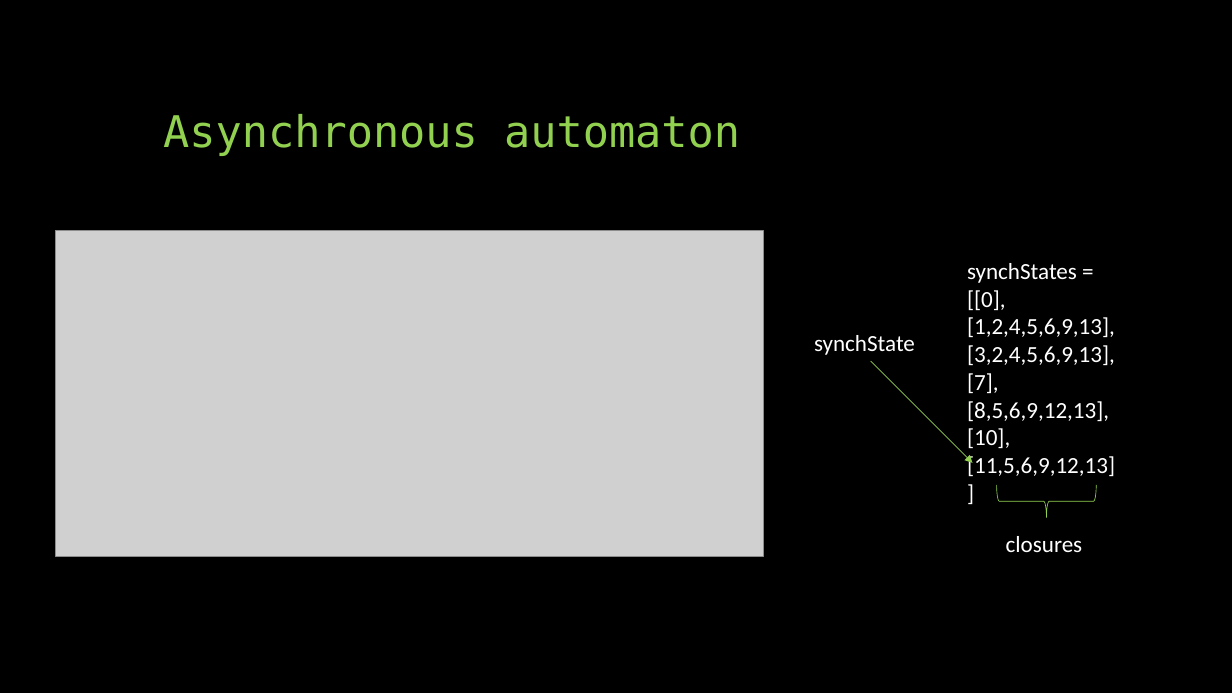
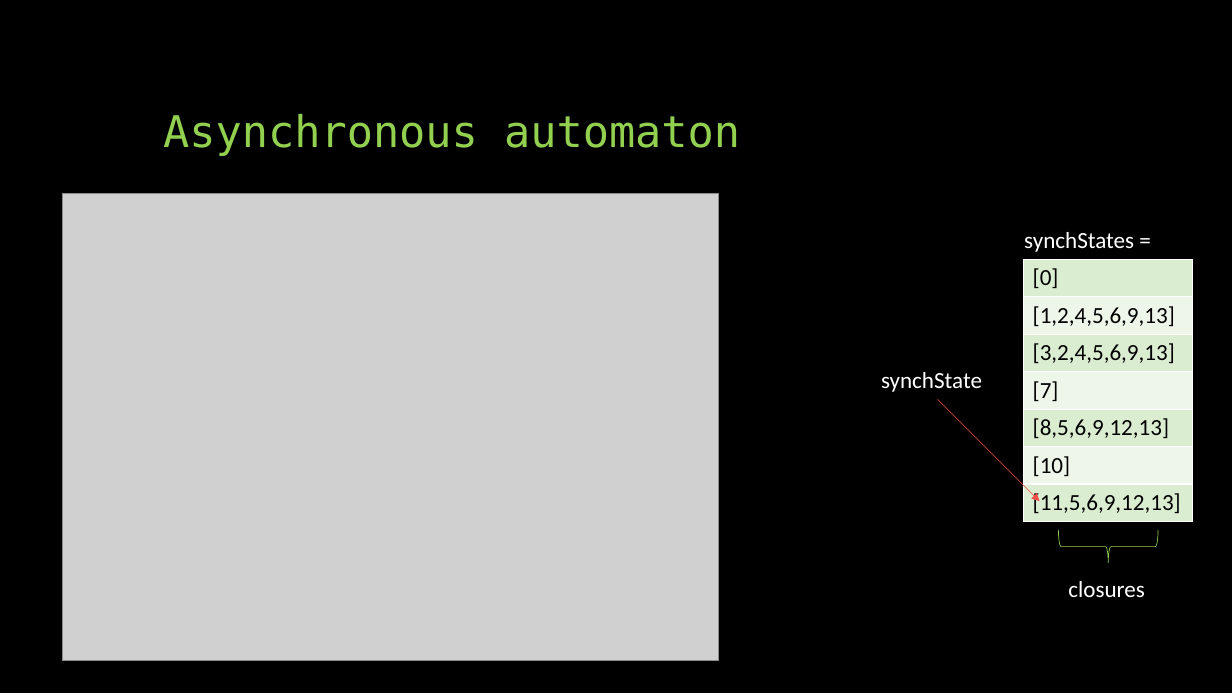
Before and after one commit to Vectypus/Finite-automata, a slide deck: slide 6 of Presentation.pptx. Drawn at 1232x693 pixels with LibreOffice and Linux fonts; fonts in the diff are those of the drawing; grey boxes stand for pictures. Boxes give left, top, right and bottom in pixels: in the first picture for what was removed or moved away, otherwise in the second. Text is boxed around its words. In the diff, an @@ line names an element or a change of style, - is before the commit and + after.

Commit message:
Improved presentation

```diff
--- a/Presentation.pptx
+++ b/Presentation.pptx
@@ picture resized from (x1=55, y1=230, x2=763, y2=556) to (x1=63, y1=194, x2=719, y2=661) @@
@@ text added at (x1=1024, y1=232, x2=1134, y2=252), 18 pt, text #FFFFFF @@
+synchStates =
@@ text removed at (x1=967, y1=263, x2=1115, y2=476) @@
-synchStates =
-[[0],
-[1,2,4,5,6,9,13],
-[3,2,4,5,6,9,13],
-[7],
-[8,5,6,9,12,13],
-[10],
-[11,5,6,9,12,13]]
@@ table added at (x1=1024, y1=260, x2=1193, y2=522), 7 rows, 1 columns @@
+[0]
+[1,2,4,5,6,9,13]
+[3,2,4,5,6,9,13]
+[7]
+[8,5,6,9,12,13]
+[10]
+[11,5,6,9,12,13]
@@ text "synchState" moved from (x1=814, y1=335, x2=915, y2=355) to (x1=881, y1=372, x2=982, y2=392) @@
@@ arrow moved from (871, 361) - (973, 463) to (938, 399) - (1040, 501) @@
@@ arrow (938, 399) - (1040, 501): stroke #92D050 0.5 pt to #F34D47 0.5 pt @@
@@ right brace moved from (x1=997, y1=486, x2=1097, y2=518) to (x1=1059, y1=531, x2=1159, y2=563) @@
@@ text "closures" moved from (x1=1006, y1=536, x2=1083, y2=552) to (x1=1068, y1=581, x2=1145, y2=597) @@
```
Also in this commit, not shown: 4 other slides changed, 2 slides added, 1 other file.
